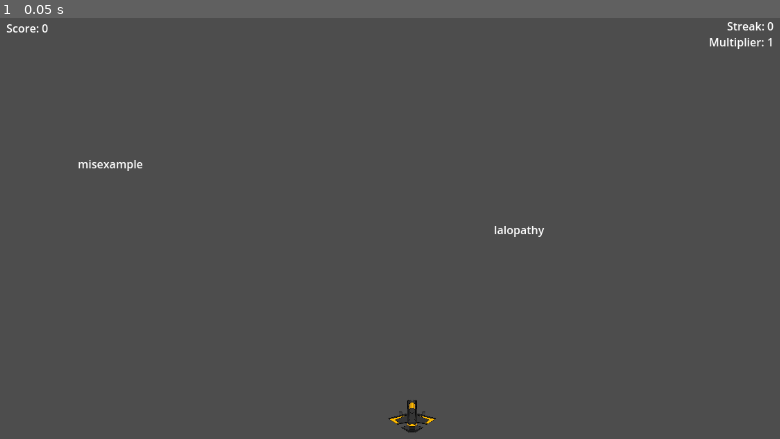
Above: before the commit, frame 1.
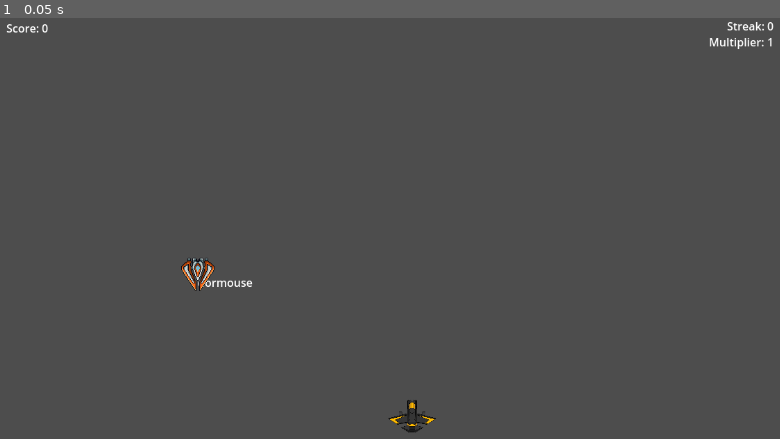
Above: after the commit, the same moment.

Repository: emilabraham/SimpleType
Game: Godot game, scene res://main.tscn
Same seed, same stepped clock (60 frames per second), same inputs: the game is played once before the commit and once after it. The engine's default icon, where the game draws it, is replaced by a stand-in: a white triangle on a blue panel in a dark square.
Inputs:
- Up to frame 1 (0.05 s): no input

The runs differ from the first frame. In frame 1, 0.4% of the frame differs, in the area x 10-70%, y 33-65%.

Commit message:
WIP: Spawn sprite and text
Bundles the text and sprite together into a single scene
We also have our first usage of extends

Diff:
--- /dev/null
+++ b/Enemy1.gd
@@ -0,0 +1,17 @@
+extends Node2D
+
+var dictionary = []
+var sprite
+var text
+
+# Called when the node enters the scene tree for the first time.
+func _ready():
+	set_position(Vector2(randi_range(100, 1000), randi_range(100, 500)))
+	sprite = get_node("Enemy1Sprite")
+	text = get_node("Enemy1Text")
+	pass # Replace with function body.
+
+
+# Called every frame. 'delta' is the elapsed time since the previous frame.
+func _process(delta):
+	pass
--- /dev/null
+++ b/Enemy1.tscn
@@ -0,0 +1,17 @@
+[gd_scene load_steps=4 format=3 uid="uid://bqfa23ihtjkbs"]
+
+[ext_resource type="Script" path="res://Enemy1.gd" id="1_n76nn"]
+[ext_resource type="Texture2D" uid="uid://dnkekvprtrysp" path="res://assets/enemy_ships/ship_1.png" id="1_rr715"]
+[ext_resource type="Script" path="res://Enemy1Text.gd" id="3_etmgu"]
+
+[node name="Enemy1" type="Node2D"]
+script = ExtResource("1_n76nn")
+
+[node name="Enemy1Text" type="Label" parent="."]
+offset_right = 40.0
+offset_bottom = 23.0
+script = ExtResource("3_etmgu")
+
+[node name="Enemy1Sprite" type="Sprite2D" parent="."]
+rotation = 3.14159
+texture = ExtResource("1_rr715")
--- /dev/null
+++ b/Enemy1Text.gd
@@ -0,0 +1,15 @@
+extends "res://text.gd"
+
+
+# Called when the node enters the scene tree for the first time.
+func _ready():
+	var parent_position = get_parent().position
+	set_position(Vector2(parent_position.x, parent_position.y))
+	load_dictionary()
+	set_word(pick_word())
+	pass # Replace with function body.
+
+
+# Called every frame. 'delta' is the elapsed time since the previous frame.
+func _process(delta):
+	pass
--- a/main.gd
+++ b/main.gd
@@ -1,13 +1,12 @@
 extends Node
 
 var dictionary = []
-var text = preload("res://text.tscn")
-var bullet = preload("res://bullet.tscn")
+var enemy1 = preload("res://Enemy1.tscn")
+var bullet = preload("res://Bullet.tscn")
 
 # Called when the node enters the scene tree for the first time.
 func _ready():
-	load_dictionary()
-	spawn_word()
+	#load_dictionary()
 	spawn_word()
 
 # Called every frame. 'delta' is the elapsed time since the previous frame.
@@ -23,28 +22,12 @@
 	file.close()
 
 func spawn_word():
-	var text_instance = text.instantiate()
-	text_instance.set_position(Vector2(randi_range(100, 1000), randi_range(100, 500)))
-	text_instance.set_word(pick_word())
-	add_child(text_instance)
-	text_instance.update_score.connect($HUD._on_text_update_score)
-	text_instance.break_streak.connect($HUD._on_text_break_streak)
-	text_instance.kill_word.connect(_on_kill_word)
-	text_instance.kill_word.connect($Ship._on_kill_word)
-
-# picks a word such that the first letter of all words is unique
-func pick_word():
-	var word = dictionary.pick_random()
-	var enemies = get_tree().get_nodes_in_group("enemies")
-	var non_unique = false
-	for enemy in enemies:
-		if enemy.text.substr(0, 1) == word.substr(0,1):
-			non_unique = true
-
-	if non_unique:
-		return pick_word()
-	else:
-		return word
+	var enemy1_instance = enemy1.instantiate()
+	add_child(enemy1_instance)
+	enemy1_instance.text.update_score.connect($HUD._on_text_update_score)
+	enemy1_instance.text.break_streak.connect($HUD._on_text_break_streak)
+	enemy1_instance.text.kill_word.connect(_on_kill_word)
+	enemy1_instance.text.kill_word.connect($Ship._on_kill_word)
 
 func _on_kill_word(word):
 	var bullet_instance = bullet.instantiate()
--- a/text.gd
+++ b/text.gd
@@ -10,7 +10,7 @@
 var deleting = false
 
 func _ready():
-	add_to_group("enemies")
+	pass
 
 func _input(event):
 	if event is InputEventKey and event.is_pressed():
@@ -21,23 +21,24 @@
 	pass
 
 func contains_and_emit(key_label):
-	var is_first_character = text.substr(0, 1).to_lower().contains(key_label)
-	if has_focused_enemy():
-		if is_focused:
-			if is_first_character:
-				update_text()
-				update_score.emit()
-			else:
-				break_streak.emit()
-	else:
-		if should_focus(text, is_first_character) && !is_focused:
-			if deleting:
-				get_tree().call_group("enemies", "toggle_deleting")
-			set_focus(true)
-			update_text()
-			update_score.emit()
-		elif !can_focus(key_label) && !deleting:
-			break_streak.emit()
+	#var is_first_character = text.substr(0, 1).to_lower().contains(key_label)
+	#if has_focused_enemy():
+		#if is_focused:
+			#if is_first_character:
+				#update_text()
+				#update_score.emit()
+			#else:
+				#break_streak.emit()
+	#else:
+		#if should_focus(text, is_first_character) && !is_focused:
+			#if deleting:
+				#get_tree().call_group("enemies", "toggle_deleting")
+			#set_focus(true)
+			#update_text()
+			#update_score.emit()
+		#elif !can_focus(key_label) && !deleting:
+			#break_streak.emit()
+	pass
 
 func set_word(word):
 	text = word
@@ -50,35 +51,39 @@
 
 # Determines if there is an enemy that already has focus
 func has_focused_enemy():
-	var enemies = get_tree().get_nodes_in_group("enemies")
-	var no_other_focus = false
-	for enemy in enemies:
-		if enemy.is_focused:
-			no_other_focus = true
-	return no_other_focus
+	#var enemies = get_tree().get_nodes_in_group("enemies")
+	#var no_other_focus = false
+	#for enemy in enemies:
+		#if enemy.is_focused:
+			#no_other_focus = true
+	#return no_other_focus
+	pass
 
 # Determines if the given letter is the first character in any of the enemies
 func can_focus(key_label):
-	var enemies = get_tree().get_nodes_in_group("enemies")
-	var potential_focus = false
-	for enemy in enemies:
-		if enemy.text.substr(0, 1).to_lower().contains(key_label):
-			potential_focus = true
-	return potential_focus
+	#var enemies = get_tree().get_nodes_in_group("enemies")
+	#var potential_focus = false
+	#for enemy in enemies:
+		#if enemy.text.substr(0, 1).to_lower().contains(key_label):
+			#potential_focus = true
+	#return potential_focus
+	pass
 
 # Update the text.
 # Kills the text object if it is the last character.
 func update_text():
-	if text.length() == 1:
-		kill_word.emit(self)
-		set_focus(false)
-	else:
-		text = text.substr(1, text.length() + 1)
+	#if text.length() == 1:
+		#kill_word.emit(self)
+		#set_focus(false)
+	#else:
+		#text = text.substr(1, text.length() + 1)
+	pass
 
 func remove_word():
-	remove_from_group("enemies")
-	queue_free()
-	get_tree().call_group("enemies", "toggle_deleting")
+	#remove_from_group("enemies")
+	#queue_free()
+	#get_tree().call_group("enemies", "toggle_deleting")
+	pass
 
 # We enter deleting mode as we are deleting a text object
 # We exit deleting mode as we are getting a new focus
@@ -93,3 +98,26 @@
 		add_theme_color_override("font_color", "red")
 	else:
 		add_theme_color_override("font_color", "white")
+
+func load_dictionary():
+	var file = FileAccess.open('res://dictionary.txt', FileAccess.READ)
+	while not file.eof_reached():
+		var line = file.get_line()
+		if (!line.is_empty()):
+			dictionary.push_back(String(line))
+	file.close()
+
+# picks a word such that the first letter of all words is unique
+func pick_word():
+	var word = dictionary.pick_random()
+	return word
+	#var enemies = get_tree().get_nodes_in_group("enemies")
+	#var non_unique = false
+	#for enemy in enemies:
+		#if enemy.text.substr(0, 1) == word.substr(0,1):
+			#non_unique = true
+
+	#if non_unique:
+		#return pick_word()
+	#else:
+		#return word
Renamed: bullet.tscn -> Bullet.tscn
